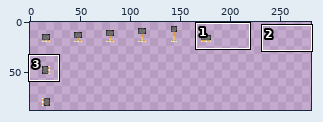
File history of a sprite sheet, assets/sprites/player/PistonSpritesheet.png. Above, an overview of the earlier version with the close-up marked.
Close-up. Before:
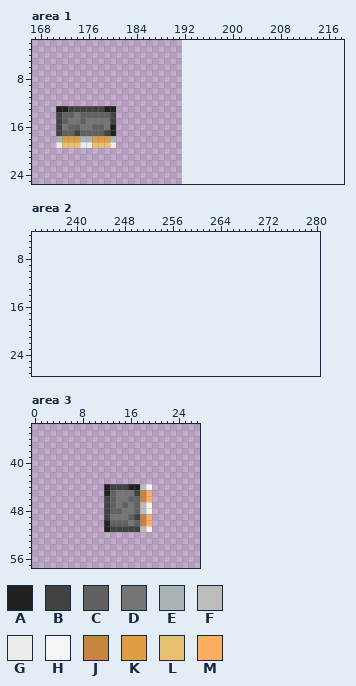
The file is 192x96 pixels. Shown: area 1: x 167..218, y 2..25; area 2: x 233..280, y 4..27; area 3: x 0..27, y 34..57. The old version is drawn lined up with the new one, on the new canvas. The wide view leaves out empty margins. The commit also changed other parts of the picture, which this record leaves out.
Palette (. is transparent): A #212121  B #424242  C #616161  D #757575  E #a8b5b2  F #bdbdbd  G #ebede9  H #f5f5f5  J #c68642  K #de9e41  L #e8c170  M #ffad60
Pixels before, area 1, first column x 171:
13 AABBBBBBAA
14 BCCDCCCCCB
15 BCDDCDDDDB
16 BDCCDDCCDA
17 BCCBCCCCBA
18 EKKKEEKKKE
19 GLLLGGLLLG
Pixels before, area 3, first column x 12:
44 ABBBAAFH
45 ACDDDBJM
46 BCDDCCJM
47 BCDCDCFH
48 BCCDDCFH
49 BDDDCBJM
50 ACCCDCJM
51 ABBBBBFH
The result:
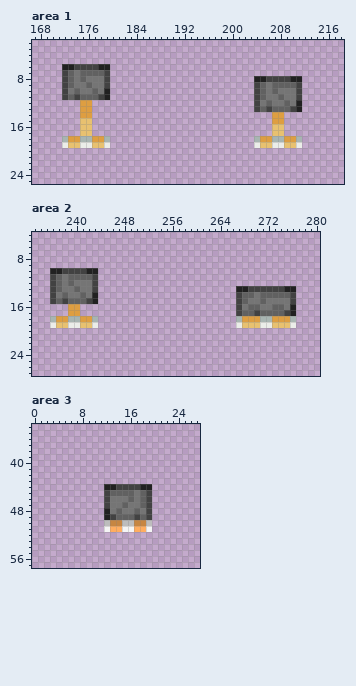
The edit:
{"change": "canvas 192x96 -> 288x96"}
{"where": "area 1"}
{"y":6,"x":172,"old":"........","new":"AABBBBAA"}
{"y":7,"x":172,"old":"........","new":"BCDCCCCB"}
{"y":8,"x":172,"old":"........","new":"BCDCDDDB"}
{"y":8,"x":204,"old":"........","new":"AABBBBAA"}
{"y":9,"x":172,"old":"........","new":"BCDDCDDB"}
{"y":9,"x":204,"old":"........","new":"BCDCCCCB"}
{"y":10,"x":172,"old":"........","new":"BDCDDCDA"}
{"y":10,"x":204,"old":"........","new":"BCDCDDDB"}
{"y":11,"x":172,"old":"........","new":"BCBCCCBA"}
{"y":11,"x":204,"old":"........","new":"BCDDCDDB"}
{"y":12,"x":175,"old":"..","new":"KK"}
{"y":12,"x":204,"old":"........","new":"BDCDDCDA"}
{"y":13,"x":171,"old":"AABBBBBBAA","new":"....KK...."}
{"y":13,"x":204,"old":"........","new":"BCBCCCBA"}
{"y":14,"x":171,"old":"BCCDCCCCCB","new":"....KK...."}
{"y":14,"x":207,"old":"..","new":"KK"}
{"y":15,"x":171,"old":"BCDDCDDDDB","new":"....LL...."}
{"y":15,"x":207,"old":"..","new":"KK"}
{"y":16,"x":171,"old":"BDCCDDCCDA","new":"....LL...."}
{"y":16,"x":207,"old":"..","new":"LL"}
{"y":17,"x":171,"old":"BCCBCCCCBA","new":"....LL...."}
{"y":17,"x":207,"old":"..","new":"LL"}
{"y":18,"x":171,"old":"EK","new":".E"}
{"y":18,"x":179,"old":"KE","new":"E."}
{"y":18,"x":204,"old":"........","new":"EKKEEKKE"}
{"y":19,"x":171,"old":"GL","new":".G"}
{"y":19,"x":179,"old":"LG","new":"G."}
{"y":19,"x":204,"old":"........","new":"GLLGGLLG"}
{"where": "area 2"}
{"y":10,"x":236,"old":"........","new":"AABBBBAA"}
{"y":11,"x":236,"old":"........","new":"BCDCCCCB"}
{"y":12,"x":236,"old":"........","new":"BCDCDDDB"}
{"y":13,"x":236,"old":"........","new":"BCDDCDDB"}
{"y":13,"x":267,"old":"..........","new":"AABBBBBBAA"}
{"y":14,"x":236,"old":"........","new":"BDCDDCDA"}
{"y":14,"x":267,"old":"..........","new":"BCCDCCCCCB"}
{"y":15,"x":236,"old":"........","new":"BCBCCCBA"}
{"y":15,"x":267,"old":"..........","new":"BCDDCDDDDB"}
{"y":16,"x":239,"old":"..","new":"KK"}
{"y":16,"x":267,"old":"..........","new":"BDCCDDCCDA"}
{"y":17,"x":239,"old":"..","new":"KK"}
{"y":17,"x":267,"old":"..........","new":"BCCBCCCCBA"}
{"y":18,"x":236,"old":"........","new":"EKKEEKKE"}
{"y":18,"x":267,"old":"..........","new":"EKKKEEKKKE"}
{"y":19,"x":236,"old":"........","new":"GLLGGLLG"}
{"y":19,"x":267,"old":"..........","new":"GLLLGGLLLG"}
{"where": "area 3"}
{"y":44,"x":13,"old":"B","new":"A"}
{"y":44,"x":16,"old":"AAFH","new":"BBAA"}
{"y":45,"x":12,"old":"A","new":"B"}
{"y":45,"x":14,"old":"DDDBJM","new":"CCCDCB"}
{"y":46,"x":13,"old":"C","new":"D"}
{"y":46,"x":17,"old":"CJM","new":"DCB"}
{"y":47,"x":13,"old":"C","new":"D"}
{"y":47,"x":17,"old":"CFH","new":"DCB"}
{"y":48,"x":12,"old":"BC","new":"AD"}
{"y":48,"x":18,"old":"FH","new":"DB"}
{"y":49,"x":12,"old":"BDDD","new":"ABCC"}
{"y":49,"x":18,"old":"JM","new":"CB"}
{"y":50,"x":12,"old":"ACCCDC","new":"FJJFFJ"}
{"y":50,"x":19,"old":"M","new":"F"}
{"y":51,"x":12,"old":"ABBBBBF","new":"HMMHHMM"}
